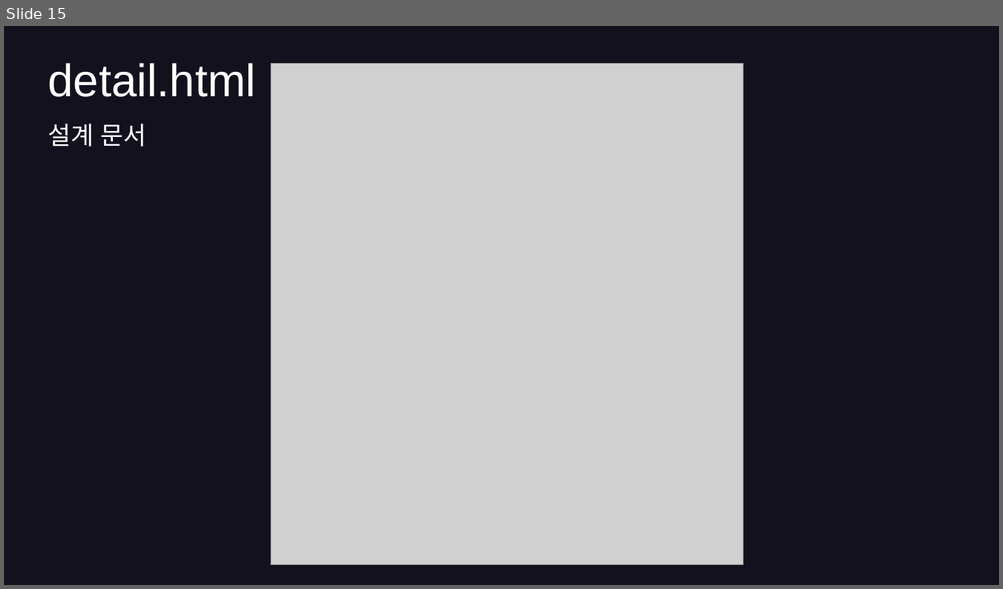
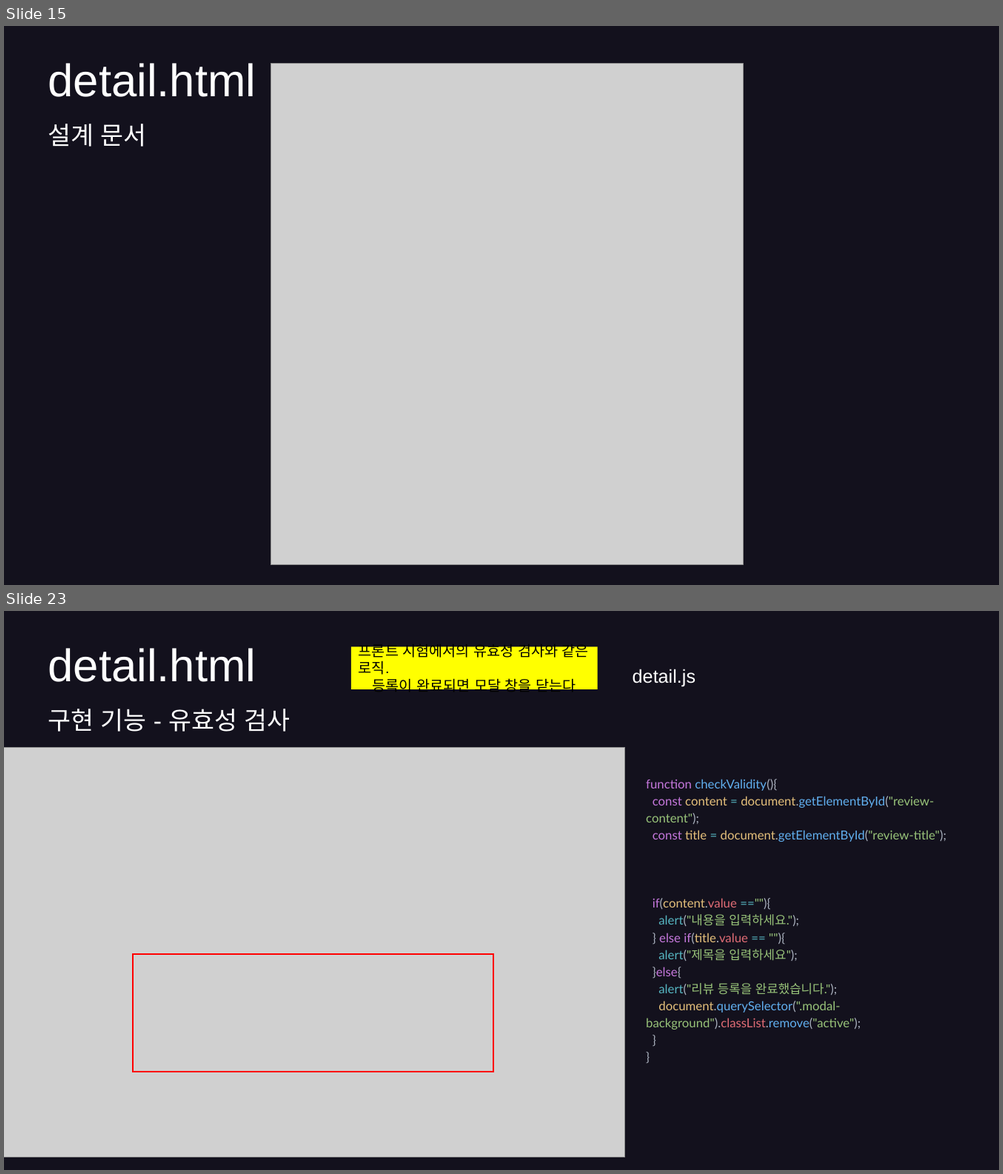
Before and after one commit to hyunkyumlee/FrontProject, a slide deck: 발표 자료/푸마_발표ppt.pptx. Shown one above the other, each under a label of ours: slide 15 before the commit, slides 15 and 23 after it; the slides between them are not shown. The pictures are 1003x589 and 1003x1174 pixels, drawn with LibreOffice and Linux fonts; fonts in the diff are those of the drawing; grey boxes stand for pictures. Boxes give left, top, right and bottom in pixels: in the first picture for what was removed or moved away, otherwise in the second. Text is boxed around its words. In the diff, an @@ line names an element or a change of style, - is before the commit and + after.

```diff
--- a/발표 자료/푸마_발표ppt.pptx
+++ b/발표 자료/푸마_발표ppt.pptx
@@ slide 23 added at box(4, 611, 999, 1170), background #13111D @@
@@ title added at box(48, 648, 256, 682), 44 pt, text #FFFFFF @@
+detail.html
@@ rectangle added at box(351, 647, 597, 689), fill #FFFF00, 14 pt, text #000000 @@
+프론트 시험에서의 유효성 검사와 같은 로직.
+등록이 완료되면 모달 창을 닫는다
@@ text added at box(632, 669, 695, 687), 18 pt, text #FFFFFF @@
+detail.js
@@ text added at box(48, 709, 290, 732), 24 pt, text #FFFFFF @@
+구현 기능 - 유효성 검사
@@ picture added at box(4, 748, 625, 1158) @@
@@ text added at box(646, 779, 946, 1030), 12 pt, text #98C379 @@
+function checkValidity(){
+const content = document.getElementById("review- content");
+const title = document.getElementById("review-title");
+if(content.value ==""){
+alert("내용을 입력하세요.");
+} else if(title.value == ""){
+alert("제목을 입력하세요");
+}else{
+alert("리뷰 등록을 완료했습니다.");
+document.querySelector(".modal- background").classList.remove("active");
+}
+}
@@ rectangle added at box(133, 954, 493, 1072), outline #FF0000 1.5 pt @@
```
Also in this commit, not shown: 5 slides changed, 13 other slides added, 2 other files.
